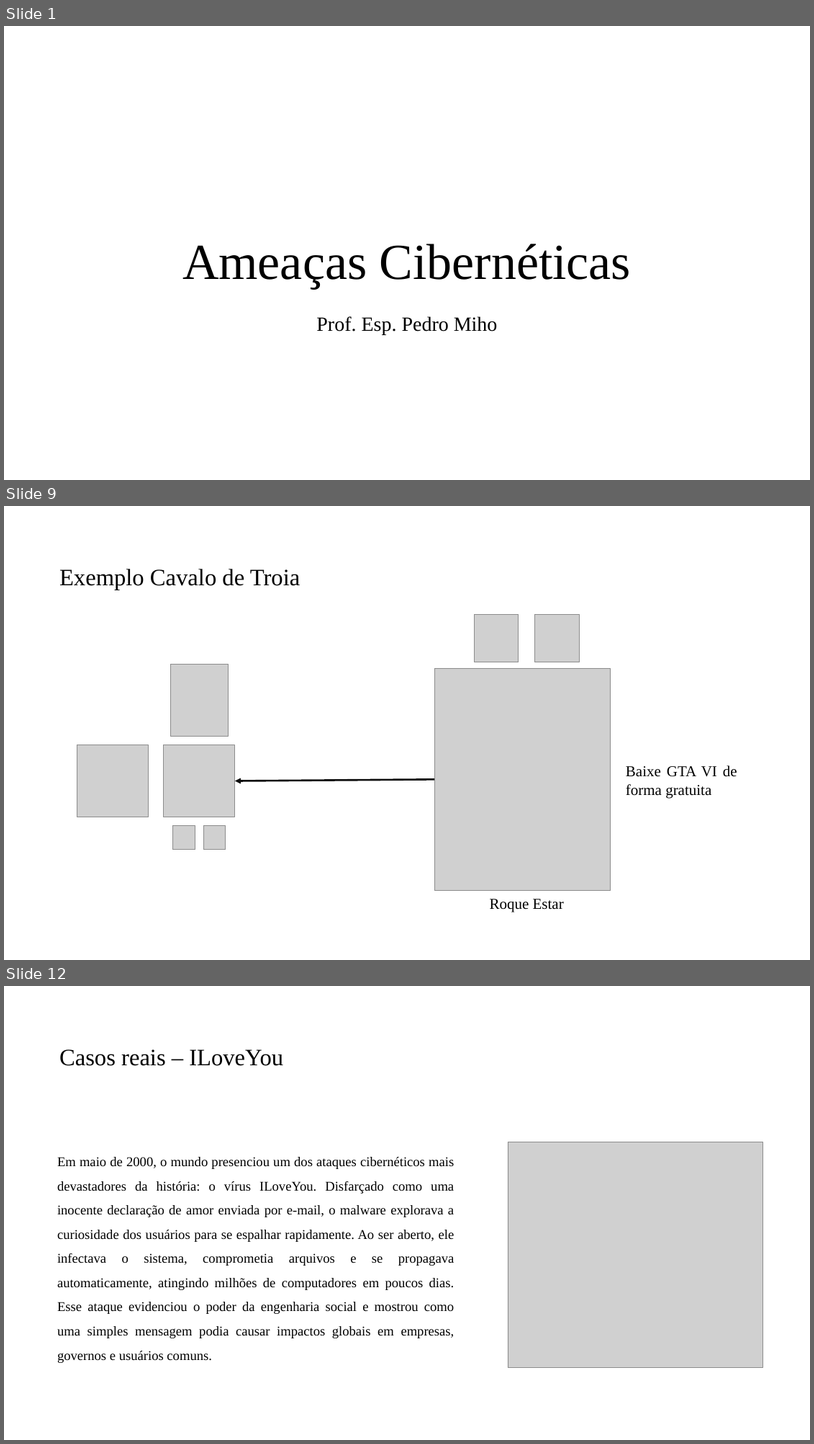
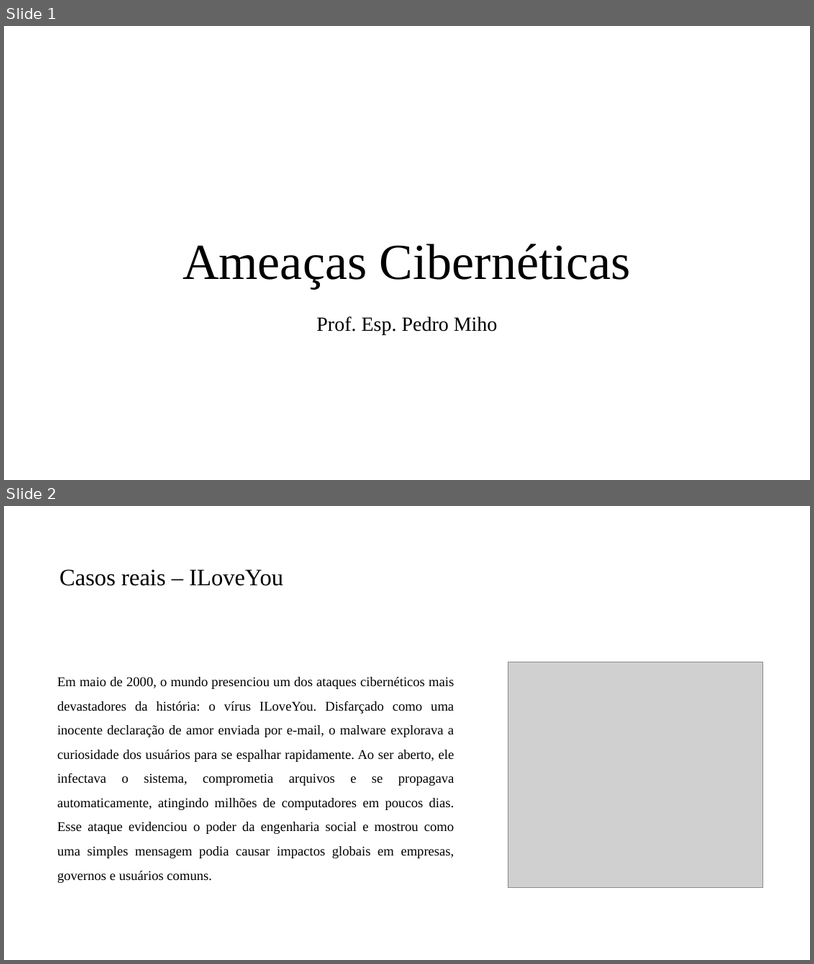
Before and after one commit to PedroMiho/UMC, a slide deck: Projeto de Software e Segurança da Informação - 2025/Segurança da Informação/Aula 02 - Ameaças Ciberneticas/Ameaças Ciberneticas1.pptx. Shown one above the other, each under a label of ours: slides 1, 9 and 12 before the commit, slides 1 and 2 after it; the slides between them are not shown. The pictures are 814x1444 and 814x964 pixels, drawn with LibreOffice and Linux fonts; fonts in the diff are those of the drawing; grey boxes stand for pictures; background and template pictures are left out. Boxes give left, top, right and bottom in pixels: in the first picture for what was removed or moved away, otherwise in the second. Text is boxed around its words. In the diff, an @@ line names an element or a change of style, - is before the commit and + after.

```diff
--- a/Projeto de Software e Segurança da Informação - 2025/Segurança da Informação/Aula 02 - Ameaças Ciberneticas/Ameaças Ciberneticas1.pptx
+++ b/Projeto de Software e Segurança da Informação - 2025/Segurança da Informação/Aula 02 - Ameaças Ciberneticas/Ameaças Ciberneticas1.pptx
@@ slide 9 removed at [4, 506, 810, 960], background #FFFFFF @@
@@ title removed at [59, 569, 300, 590] @@
-Exemplo Cavalo de Troia
@@ picture removed at [475, 614, 519, 662] @@
@@ picture removed at [535, 614, 579, 662] @@
@@ picture removed at [171, 664, 229, 736] @@
@@ picture removed at [435, 668, 611, 890] @@
@@ picture removed at [77, 745, 149, 816] @@
@@ picture removed at [164, 745, 235, 816] @@
@@ arrow removed from (435, 780) to (235, 780) @@
@@ text removed at [626, 765, 738, 798] @@
-Baixe GTA VI de forma gratuita
@@ picture removed at [173, 826, 196, 849] @@
@@ picture removed at [203, 826, 226, 849] @@
@@ text removed at [490, 898, 564, 912] @@
-Roque Estar
@@ what was slide 12 is now slide 2 @@
```
Also in this commit, not shown: 9 other slides removed.
